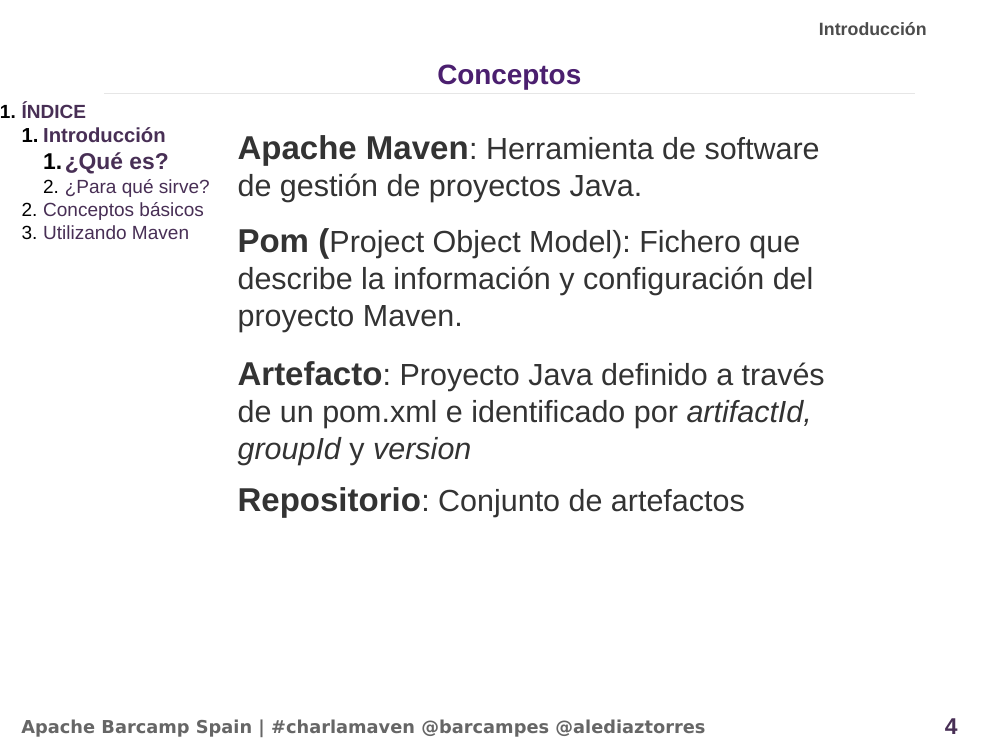
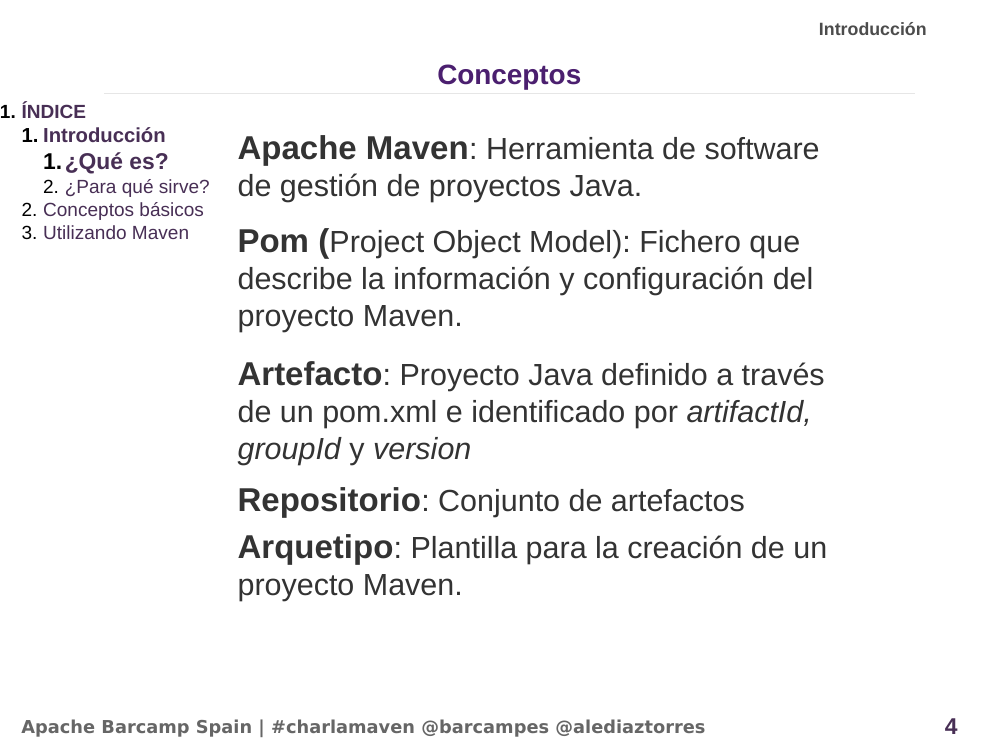
Before and after one commit to alediator/barcamp-maven, a slide deck: slide 4 of doc/slideshare_introduccion.odp. Drawn at 1008x756 pixels with LibreOffice and Linux fonts; fonts in the diff are those of the drawing; background and template pictures are left out. Boxes give left, top, right and bottom in pixels: in the first picture for what was removed or moved away, otherwise in the second. Text is boxed around its words. In the diff, an @@ line names an element or a change of style, - is before the commit and + after.

Commit message:
Arquetipo

```diff
--- a/doc/slideshare_introduccion.odp
+++ b/doc/slideshare_introduccion.odp
@@ text added at (238,534,827,601), 24 pt, text #333333 @@
+Arquetipo: Plantilla para la creación de un proyecto Maven.
```
